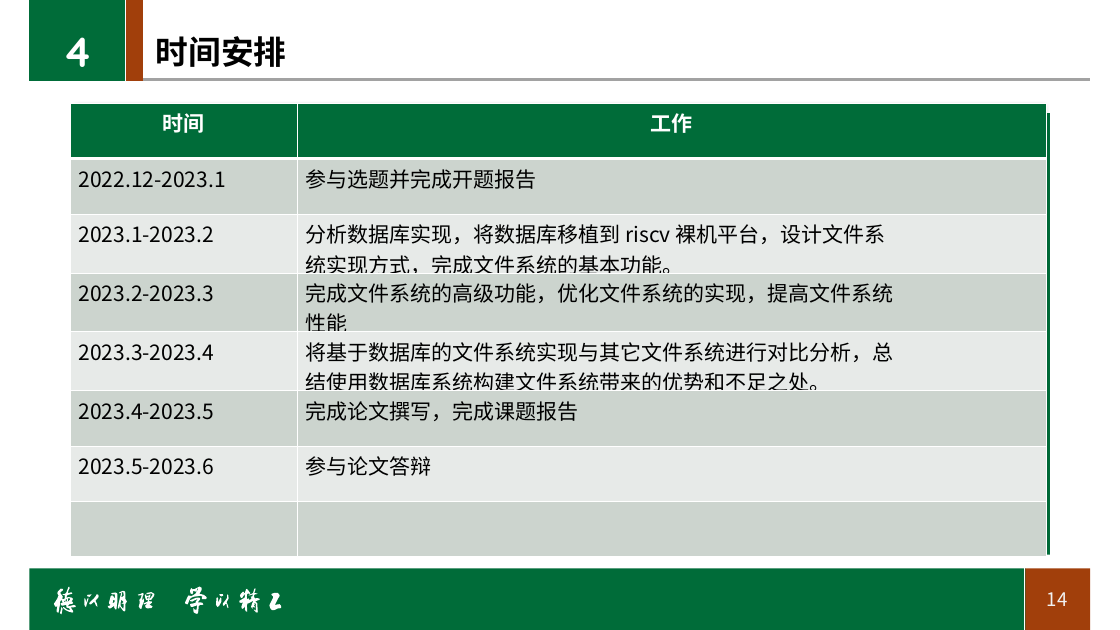
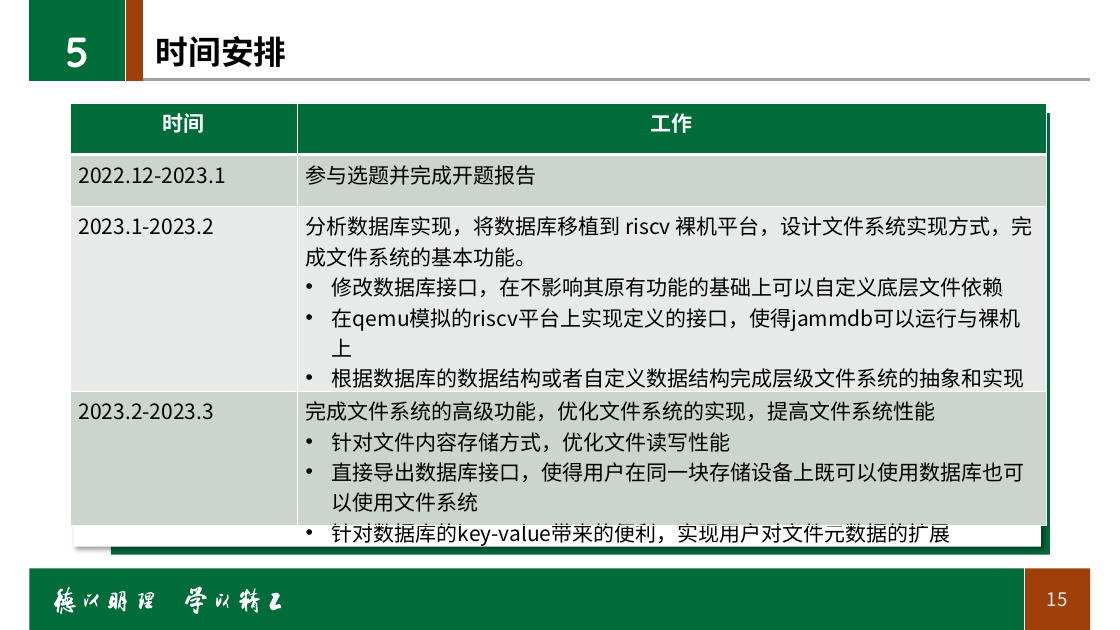
Before and after one commit to Godones/graduation-project, a slide deck: slide 15 of 开题报告.pptx (slide 14 before the commit). Drawn at 1120x630 pixels with LibreOffice and Linux fonts; fonts in the diff are those of the drawing; background and template pictures are left out. Boxes give left, top, right and bottom in pixels: in the first picture for what was removed or moved away, otherwise in the second. Text is boxed around its words. In the diff, an @@ line names an element or a change of style, - is before the commit and + after.

Commit message:
doc

```diff
--- a/开题报告.pptx
+++ b/开题报告.pptx
@@ text at <box>65,37,89,68</box>: text changed @@
-4
+5
@@ table at <box>71,103,1047,550</box> @@
-row 3: 2023.1-2023.2 | 分析数据库实现，将数据库移植到 riscv 裸机平台，设计文件系 / 统实现方式，完成文件系统的基本功能。
-row 4: 2023.2-2023.3 | 完成文件系统的高级功能，优化文件系统的实现，提高文件系统 / 性能
-row 5: 2023.3-2023.4 | 将基于数据库的文件系统实现与其它文件系统进行对比分析，总 / 结使用数据库系统构建文件系统带来的优势和不足之处。
-row 6: 2023.4-2023.5 | 完成论文撰写，完成课题报告
-row 7: 2023.5-2023.6 | 参与论文答辩
-row 8:  | 
+row 3: 2023.1-2023.2 | 分析数据库实现，将数据库移植到 riscv 裸机平台，设计文件系统实现方式，完成文件系统的基本功能。 / 修改数据库接口，在不影响其原有功能的基础上可以自定义底层文件依赖 / 在qemu模拟的riscv平台上实现定义的接口，使得jammdb可以运行与裸机上 / 根据数据库的数据结构或者自定义数据结构完成层级文件系统的抽象和实现 / 实现POSIX定义的大部分文件系统调用接口
+row 4: 2023.2-2023.3 | 完成文件系统的高级功能，优化文件系统的实现，提高文件系统性能 / 针对文件内容存储方式，优化文件读写性能 / 直接导出数据库接口，使得用户在同一块存储设备上既可以使用数据库也可以使用文件系统 / 针对数据库的key-value带来的便利，实现用户对文件元数据的扩展
@@ page number at <box>1047,592,1068,607</box>: text changed @@
-14
+15
```
Also in this commit, not shown: 3 other slides changed, 2 slides added.
